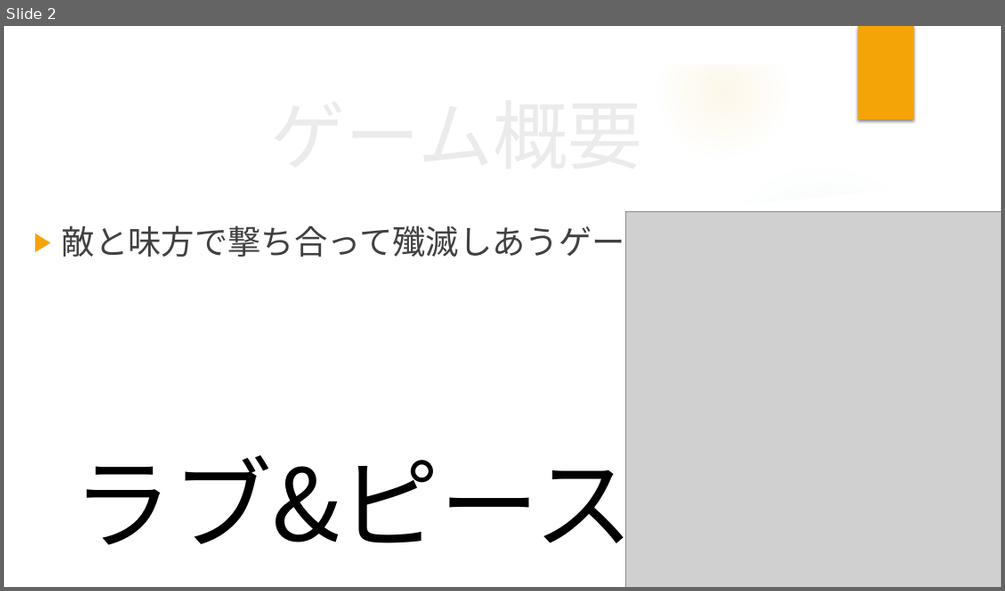
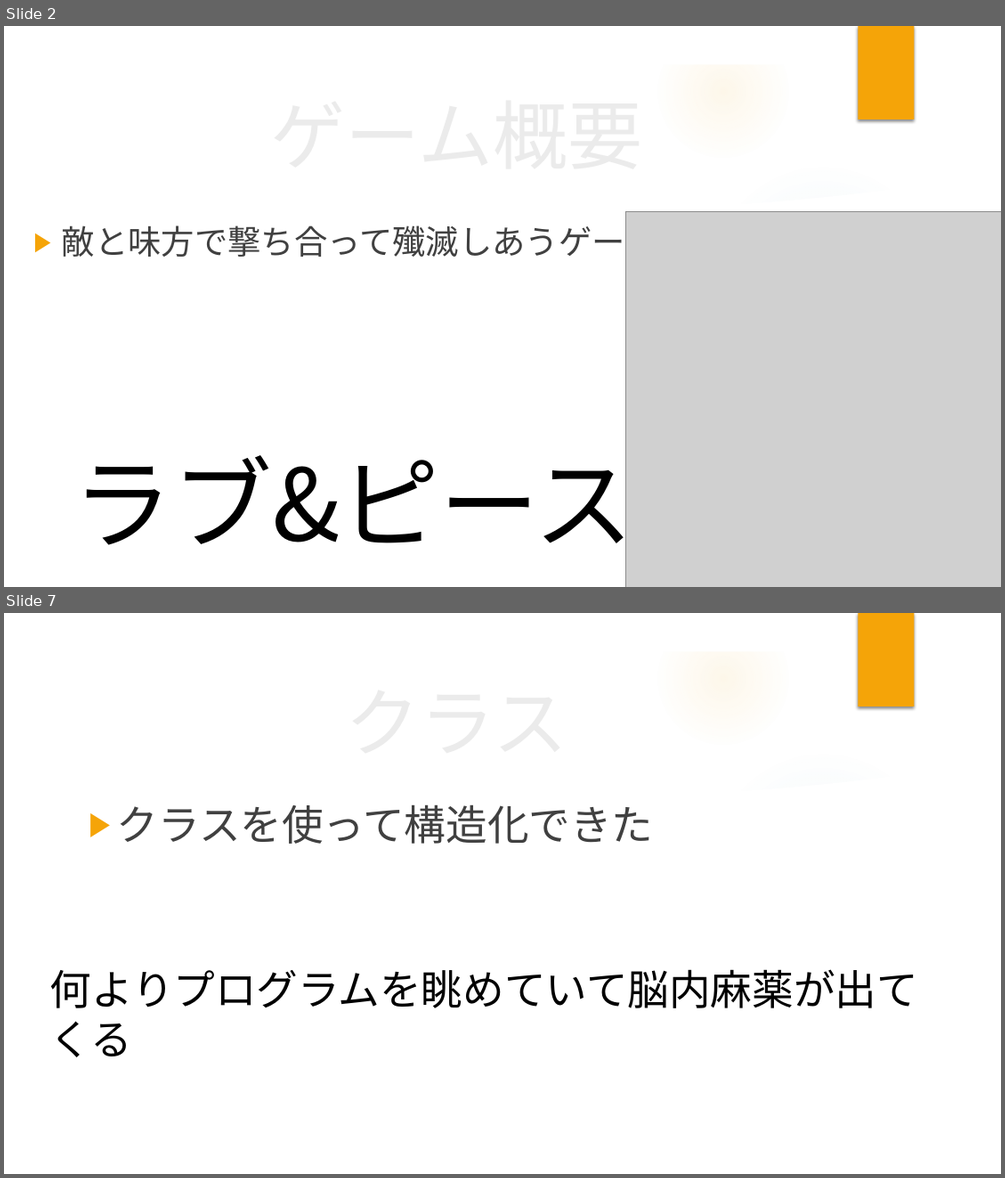
Before and after one commit to tmkttmkt/DevilTRex, a slide deck: その他/夏休みの課題のゲーム/RUZYEF_by對馬/PPPT/main.pptx. Shown one above the other, each under a label of ours: slide 2 before the commit, slides 2 and 7 after it; the slides between them are not shown. The pictures are 1005x591 and 1005x1178 pixels, drawn with LibreOffice and Linux fonts; fonts in the diff are those of the drawing; grey boxes stand for pictures; background and template pictures are left out. Boxes give left, top, right and bottom in pixels: in the first picture for what was removed or moved away, otherwise in the second. Text is boxed around its words. In the diff, an @@ line names an element or a change of style, - is before the commit and + after.

```diff
--- a/その他/夏休みの課題のゲーム/RUZYEF_by對馬/PPPT/main.pptx
+++ b/その他/夏休みの課題のゲーム/RUZYEF_by對馬/PPPT/main.pptx
@@ slide 7 added at [4,613,1001,1174], background picture (left out); not listed: 10 template elements that a slide beside it also shows @@
@@ title added at [98,690,815,751], 72 pt, text #EBEBEB @@
+クラス
@@ text added at [117,805,654,844], 40 pt, text #404040 @@
+▶ クラスを使って構造化できた
@@ text added at [50,969,918,1008], 40 pt, text #000000 @@
+何よりプログラムを眺めていて脳内麻薬が出てくる
```
Also in this commit, not shown: 5 slides changed, 1 other slide added, 9 other files.
